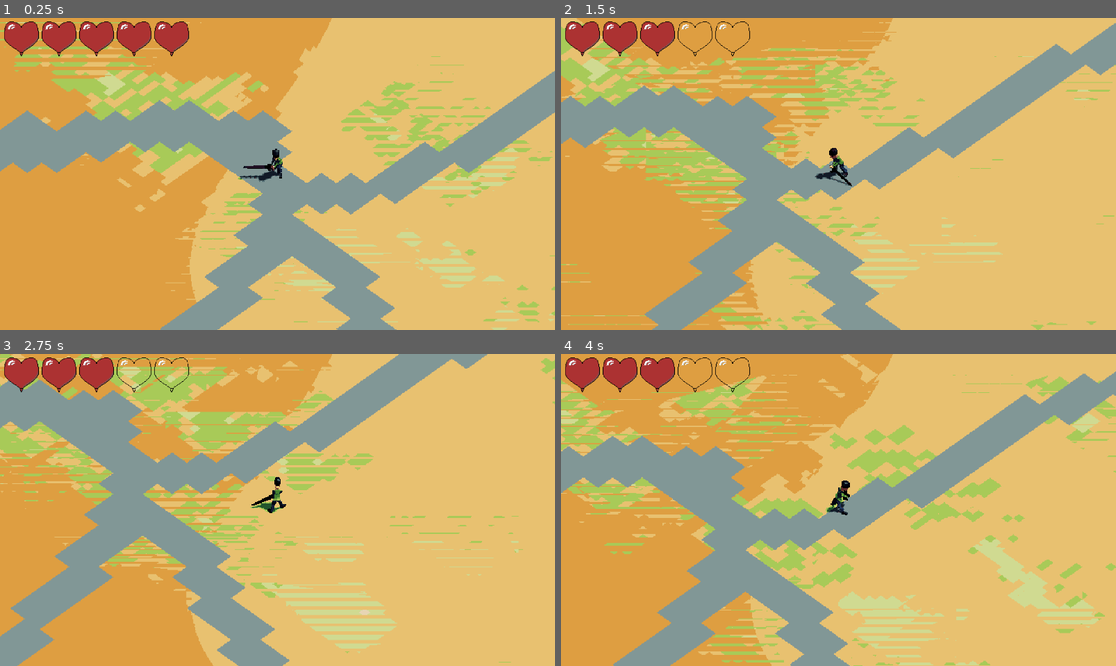
Above: before the commit, frames 1-4 (two rows, left to right).
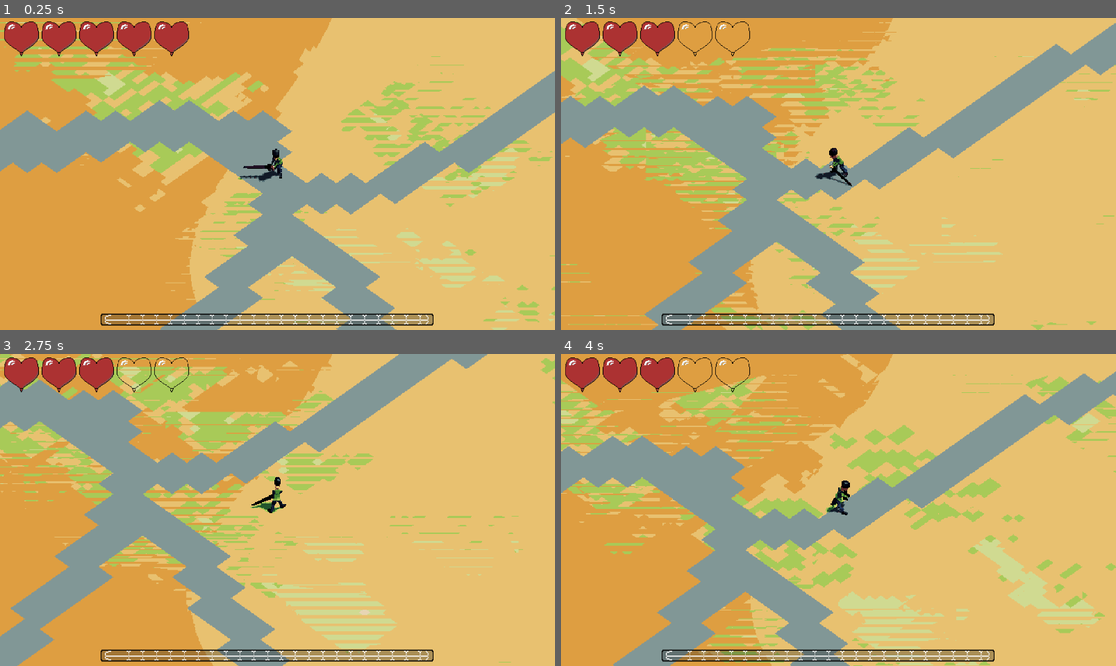
Above: after the commit, the same moments.

Repository: LargeMitchell/GMTKJAM2024
Game: Godot game, scene res://core/root.tscn
The game is run twice, just before and just after one commit, with the same random seed, the same clock (stepped at 60 frames per second) and the same inputs.
Inputs (mouse positions are in pixels of both pictures, inside the frame that each line leads up to):
- Up to frame 1 (0.25 s): no input
- Up to frame 2 (1.5 s): tap Enter (ui_accept) at 0.5, 0.77 s; move the mouse to (960, 158) at 0.52 s; press the mouse at (960, 158) at 0.53 s; hold D (right) 0.53-1.28 s; move the mouse to (727, 189) at 1.27 s; release the mouse at (727, 189) at 1.28 s; hold S (down) from 1.28 s (still down); click (727, 189) at 1.35 s
- Up to frame 3 (2.75 s): tap Enter (ui_accept) at 1.52 s; move the mouse to (333, 441) at 2.02 s; release S (down) at 2.03 s; press the mouse at (333, 441) at 2.03 s; hold D (right) from 2.03 s (still down)
- Up to frame 4 (4 s): move the mouse to (810, 572) at 2.77 s; release D (right) at 2.78 s; release the mouse at (810, 572) at 2.78 s; hold W (up) 2.78-3.53 s; click (810, 572) at 2.85 s; tap Enter (ui_accept) at 3.02, 3.77 s; move the mouse to (1005, 556) at 3.52 s; press the mouse at (1005, 556) at 3.53 s; hold A (left) from 3.53 s (still down)

The runs differ from the first frame. In frame 1, 2.4% of the frame differs, in the area x 18-79%, y 94-99%; in frame 2, 2.4%; in frame 3, 2.4%; in frame 4, 2.4%.

Commit message:
Fixed some variable things

Diff:
--- a/core/root.tscn
+++ b/core/root.tscn
@@ -1,10 +1,11 @@
-[gd_scene load_steps=6 format=3 uid="uid://cgpxnwlg2m5"]
+[gd_scene load_steps=7 format=3 uid="uid://cgpxnwlg2m5"]
 
 [ext_resource type="Script" path="res://core/root.gd" id="1_rhmql"]
 [ext_resource type="Script" path="res://core/game_layer.gd" id="2_1xnxc"]
 [ext_resource type="PackedScene" uid="uid://cv5kifmiko3rv" path="res://level/game.tscn" id="2_7hnbm"]
 [ext_resource type="Script" path="res://player/ui/player_ui.gd" id="4_76vnd"]
 [ext_resource type="Resource" uid="uid://ctv35bn388pki" path="res://player/player_stats.tres" id="5_q6nr4"]
+[ext_resource type="Texture2D" uid="uid://cl10d21fsx0q0" path="res://assets/HUD/EXP Bar.png" id="6_1y2xi"]
 
 [node name="Root" type="Node"]
 script = ExtResource("1_rhmql")
@@ -50,3 +51,32 @@
 offset_right = 138.0
 offset_bottom = 138.0
 theme_override_constants/separation = 2
+
+[node name="EXPBar" type="TextureRect" parent="GameLayer/UI"]
+layout_mode = 1
+anchors_preset = 7
+anchor_left = 0.5
+anchor_top = 1.0
+anchor_right = 0.5
+anchor_bottom = 1.0
+offset_left = -612.0
+offset_top = -56.0
+offset_right = -228.0
+offset_bottom = -16.0
+grow_horizontal = 2
+grow_vertical = 0
+scale = Vector2(3, 1)
+texture = ExtResource("6_1y2xi")
+
+[node name="ProgressBar" type="ProgressBar" parent="GameLayer/UI/EXPBar"]
+show_behind_parent = true
+z_as_relative = false
+layout_mode = 1
+anchors_preset = 15
+anchor_right = 1.0
+anchor_bottom = 1.0
+grow_horizontal = 2
+grow_vertical = 2
+step = 1.0
+show_percentage = false
+metadata/_edit_use_anchors_ = true
--- a/global.gd
+++ b/global.gd
@@ -3,5 +3,6 @@
 signal got_exp(amount: int)
 signal leveled_up(new_level: int)
 signal health_changed(new_value: int)
+signal new_max_exp(value: int)
 
 var player: CharacterBody3D
--- a/player/player_stats.gd
+++ b/player/player_stats.gd
@@ -2,9 +2,14 @@
 
 @export var current_health: int:
 	set(value):
-		if current_health + value > max_health:
+		if value > max_health:
 			current_health = max_health
+		else:
+			current_health = value
 		Global.health_changed.emit(current_health)
 @export var max_health: int
 var current_exp: int
-var exp_to_next_level: int
+var exp_to_next_level: int:
+	set(value):
+		exp_to_next_level = value
+		Global.new_max_exp.emit(value)
--- a/player/ui/player_ui.gd
+++ b/player/ui/player_ui.gd
@@ -3,6 +3,7 @@
 @export var player_stats: PlayerStats
 
 @onready var heart_panel: PackedScene = preload("res://player/ui/heart_panel.tscn")
+@onready var exp_bar: ProgressBar = $EXPBar/ProgressBar
 
 func _input(event: InputEvent) -> void:
 	if Input.is_action_just_pressed("ui_accept"):
